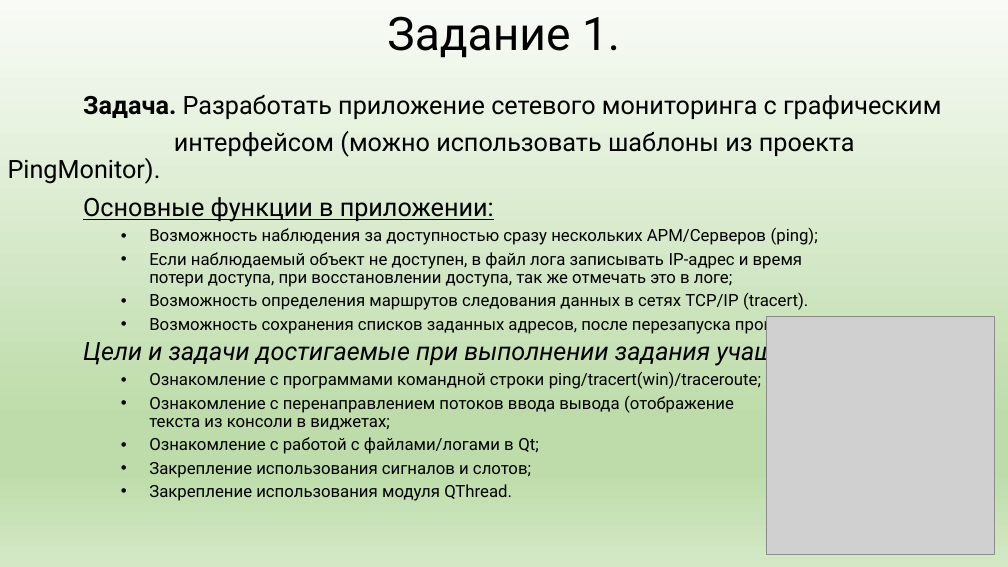
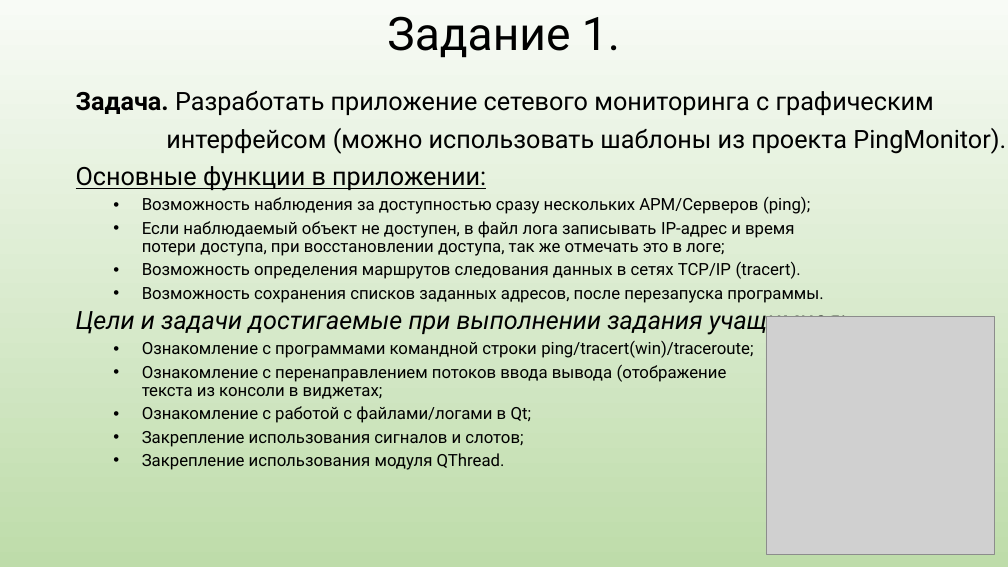
Before and after one commit to Dmitriy286/QT, a slide deck: slide 1 of exam/2021_Q2/Зачёт.pptx. Drawn at 1008x567 pixels with LibreOffice and Linux fonts; fonts in the diff are those of the drawing; grey boxes stand for pictures. Boxes give left, top, right and bottom in pixels: in the first picture for what was removed or moved away, otherwise in the second. Text is boxed around its words. In the diff, an @@ line names an element or a change of style, - is before the commit and + after.

Commit message:
refactor

```diff
--- a/exam/2021_Q2/Зачёт.pptx
+++ b/exam/2021_Q2/Зачёт.pptx
@@ background gradient #F8FBF6 to #BEDCAA to #D4E8C6 to gradient #F8FBF6 to #BEDCAA @@
@@ subtitle "Задача. Разработать приложение сетевого мониторинга ..." at (x1=76, y1=91, x2=1006, y2=470): list level 3 to 1 in "Цели и задачи достигаемые при ..." @@
```
Also in this commit, not shown: 2 other slides changed, 1 slide added, 1 slide removed.
